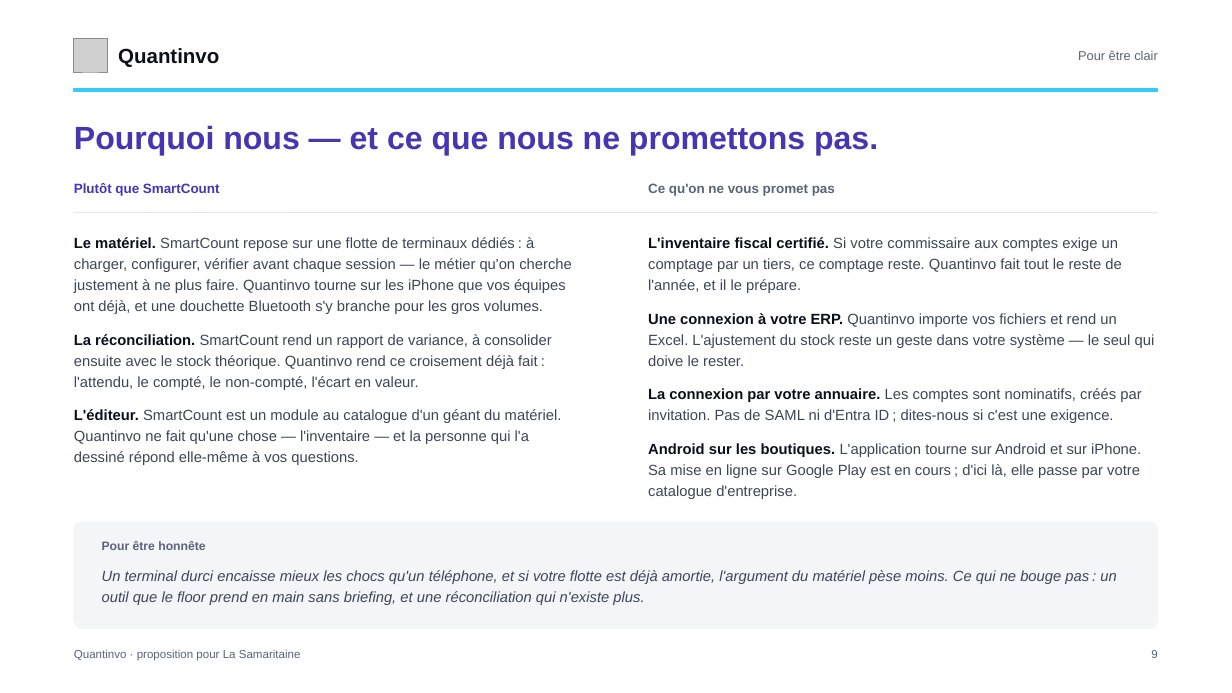
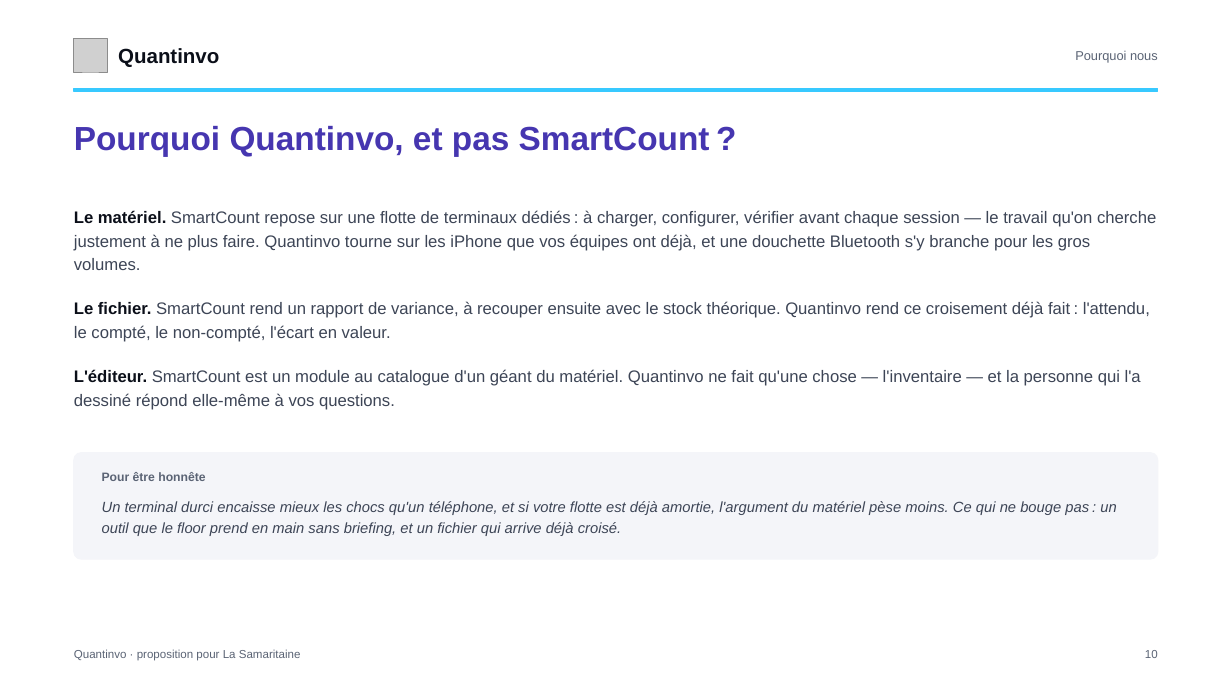
Before and after one commit to devkaylab/Inventaire, a slide deck: slide 10 of docs/entreprise/deck/Quantinvo-Samaritaine.pptx (slide 9 before the commit). Drawn at 1232x693 pixels with LibreOffice and Linux fonts; fonts in the diff are those of the drawing; grey boxes stand for pictures. Boxes give left, top, right and bottom in pixels: in the first picture for what was removed or moved away, otherwise in the second. Text is boxed around its words. In the diff, an @@ line names an element or a change of style, - is before the commit and + after.

```diff
--- a/docs/entreprise/deck/Quantinvo-Samaritaine.pptx
+++ b/docs/entreprise/deck/Quantinvo-Samaritaine.pptx
@@ text at <box>1075,51,1158,63</box>: text changed @@
-Pour être clair
+Pourquoi nous
@@ text at <box>74,126,710,157</box>: text changed; size 25 to 26 pt @@
-Pourquoi nous — et ce que nous ne promettons pas.
+Pourquoi Quantinvo, et pas SmartCount ?
@@ text "Le matériel. SmartCount repose sur ...": place and size @@
-text "Le matériel. SmartCount repose sur ..." at <box>74,237,572,465</box>
+text "Le matériel. SmartCount repose sur ..." at <box>74,210,1156,410</box>
@@ text removed at <box>74,183,220,196</box> @@
-Plutôt que SmartCount
@@ text removed at <box>648,183,835,196</box> @@
-Ce qu'on ne vous promet pas
@@ text at <box>74,210,1156,342</box>: text changed; size 11.5 to 13 pt @@
-Le matériel. SmartCount repose sur une flotte de terminaux dédiés : à charger, configurer, vérifier avant chaque session — le métier qu'on cherche justement à ne plus faire. Quantinvo tourne sur les iPhone que vos équipes ont déjà, et une douchette Bluetooth s'y branche pour les gros volumes.
-La réconciliation. SmartCount rend un rapport de variance, à consolider ensuite avec le stock théorique. Quantinvo rend ce croisement déjà fait : l'attendu, le compté, le non-compté, l'écart en valeur.
+Le matériel. SmartCount repose sur une flotte de terminaux dédiés : à charger, configurer, vérifier avant chaque session — le travail qu'on cherche justement à ne plus faire. Quantinvo tourne sur les iPhone que vos équipes ont déjà, et une douchette Bluetooth s'y branche pour les gros volumes.
+Le fichier. SmartCount rend un rapport de variance, à recouper ensuite avec le stock théorique. Quantinvo rend ce croisement déjà fait : l'attendu, le compté, le non-compté, l'écart en valeur.
@@ line removed from (74, 213) to (1158, 213) @@
@@ text removed at <box>648,237,1155,499</box> @@
-L'inventaire fiscal certifié. Si votre commissaire aux comptes exige un comptage par un tiers, ce comptage reste. Quantinvo fait tout le reste de l'année, et il le prépare.
-Une connexion à votre ERP. Quantinvo importe vos fichiers et rend un Excel. L'ajustement du stock reste un geste dans votre système — le seul qui doive le rester.
-La connexion par votre annuaire. Les comptes sont nominatifs, créés par invitation. Pas de SAML ni d'Entra ID ; dites-nous si c'est une exigence.
-Android sur les boutiques. L'application tourne sur Android et sur iPhone. Sa mise en ligne sur Google Play est en cours ; d'ici là, elle passe par votre catalogue d'entreprise.
@@ text at <box>74,369,1141,410</box>: size 11.5 to 13 pt in "L'éditeur. SmartCount est un module au catalogue ..."; more space between paragraphs @@
@@ rounded rectangle: place and size @@
-rounded rectangle at <box>74,522,1158,628</box>
+rounded rectangle at <box>74,453,1158,559</box>
@@ text "Pour être honnête": place and size @@
-text "Pour être honnête" at <box>102,541,205,550</box>
+text "Pour être honnête" at <box>102,472,205,481</box>
@@ text at <box>102,501,1116,536</box>: text changed @@
-Un terminal durci encaisse mieux les chocs qu'un téléphone, et si votre flotte est déjà amortie, l'argument du matériel pèse moins. Ce qui ne bouge pas : un outil que le floor prend en main sans briefing, et une réconciliation qui n'existe plus.
+Un terminal durci encaisse mieux les chocs qu'un téléphone, et si votre flotte est déjà amortie, l'argument du matériel pèse moins. Ce qui ne bouge pas : un outil que le floor prend en main sans briefing, et un fichier qui arrive déjà croisé.
@@ text at <box>1145,650,1158,658</box>: text changed @@
-9
+10
```
Also in this commit, not shown: 5 other slides changed, 2 slides added, 1 slide removed, 3 other files.
